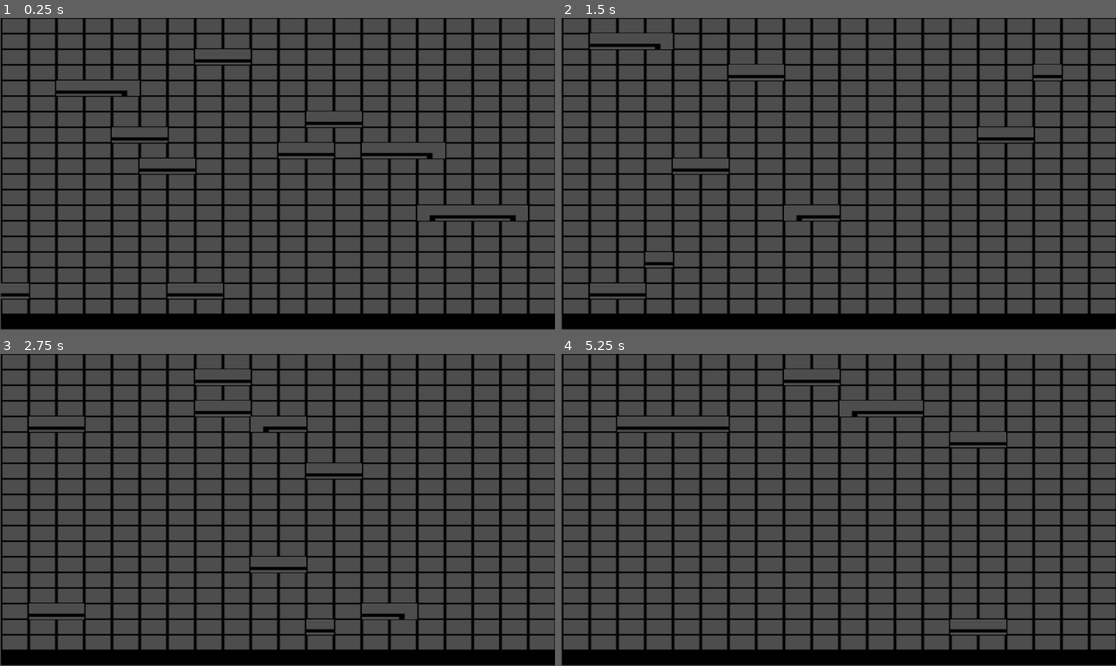
Above: before the commit, frames 1-4 (two rows, left to right).
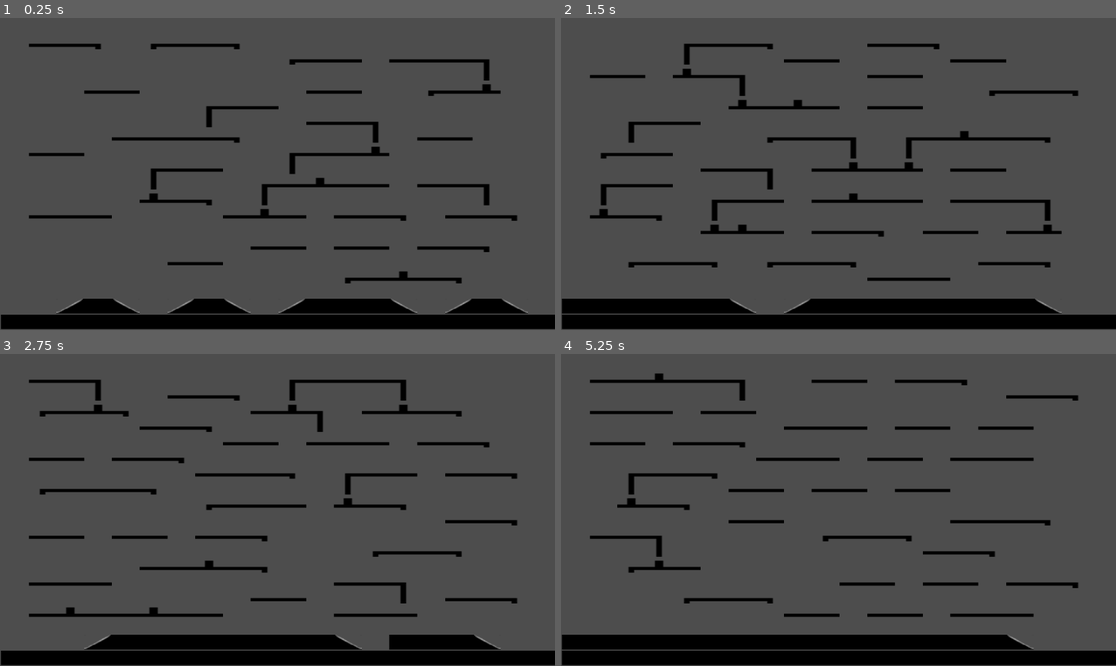
Above: after the commit, the same moments.

Repository: Deiuca/Grammatica
Game: Godot game, scene res://progetto.tscn
Two runs of this game, one before a commit and one after it. Both use one fixed random seed, a clock stepped at 60 frames per second and the inputs below.
Inputs:
- Up to frame 1 (0.25 s): no input
- Up to frame 2 (1.5 s): tap Enter at 0.5 s; hold R 0.53-1.28 s; tap R at 1.35 s
- Up to frame 3 (2.75 s): tap Space at 2 s; hold R from 2.03 s (still down)
- Up to frame 4 (5.25 s): release R at 2.78 s; tap R at 2.85, 4.35 s; tap Enter at 3.5 s; hold R 3.53-4.28 s; tap Space at 5 s; hold R from 5.03 s (still down)

The runs differ from the first frame. In frame 1, 26% of the frame differs, in the area x 0-100%, y 0-96%; in frame 2, 28%; in frame 3, 28%; in frame 4, 28%.

Commit message:
+Verticali +Terreno sistemato +Ostacoli

Diff:
--- a/Script/generatore_livello.gd
+++ b/Script/generatore_livello.gd
@@ -26,11 +26,8 @@
 			else:
 				stringa += "T"
 
-	var c = 0
-	while c < 1:
-		applica_regole()
-		c+=1
-
+	applica_regole()
+	#applica_regole()
 	print(stringa.length())
 	str_to_grid()
 	print(stringa)
@@ -97,7 +94,8 @@
 		sost = sost.replace("h", str(height))
 		var num = ""
 		if sost[0] == "+":
-			sost = sost.left(1)
+			sost = sost.right(-1)
+
 		#ritorna num
 		while sost[0].is_valid_int() or sost[0] == "-" or sost[0] == "+":
 			num += sost[0]
@@ -138,7 +136,10 @@
 		cond = cond.right(-1)
 	num = calcola_str(num) if num != "" else 0
 	var index = trigger_index + num
+
 	if index >= 0 and index < (stringa.length() - cond.length()):
+		while floori((index / width)) != floori((index+cond.length()-1) / width):
+			return false
 		var subDaControllare = stringa.substr(index, cond.length())
 		var compatibile = true
 		for c in range(subDaControllare.length()):
@@ -147,7 +148,9 @@
 	return false
 
 func trova_in_str(daTrovare, offset = 0) -> int :
-	for i in range(offset, stringa.length(), daTrovare.length()):
+	for i in range(offset, stringa.length()):
+		if i / width != (i+daTrovare.length()-1)/20:
+			continue
 		var subCorrente = stringa.substr(i, daTrovare.length())
 		var trovata = true
 		for s in range(subCorrente.length()):
--- a/Script/regole.gd
+++ b/Script/regole.gd
@@ -3,16 +3,31 @@
 var regole = [
 	#Nome; Trigger; Condizioni Aggiuntive; Sostituzione; Probabilità (deve essere ultima, modica in applica_regole)
 	["regola1", "T", [], ["TTT"], 100.0],
-	["regola2", "A", ["+wA", "-wA","-w+1A", "+w+1A", "-w-1A", "+w-1A"], ["P"], 2.5],
-	["regola6", "P", ["+wA", "-wA", "-w+1A", "+w+1A" ,"+1A", "-w+2A", "+w+2A"], ["PP"], 80.0],
-	["regola4", "PA", ["+wA", "-wA"], ["PE"], 50.0],
-	["regola5", "AP", ["+wA", "-wA"], ["eP"], 50.0],
+	["regola1", "TTT", ["-wA"], ["-wT"], 60.0],
+	["regola1", "TAT", [], ["TTT"], 100.0],
+	["regola22", "AT", ["-wAA","+w*T"], ["ArT"], 100.0],
+	["regola22", "TA", ["-wAA", "+w*T"], ["TRA"], 100.0],
+	["regola2", "A", ["-w-1AAAA", "+w+1AAA", "-1A"], ["PP"], 30.0],
+	["regola5", "A", ["-w-1AAA", "+w+1AAA", "+1A", "-1P"], ["P"], 60.0], #espansione
+	["regola4", "PA", ["+wA", "-w-1AAAA", "+2A"], ["PE"], 80.0],
+	["regola5", "AP", ["+wA", "-w-1AAA", "-1A", "+w-1AAA"], ["eP"], 80.0],
+	["rr", "PPP", [], ["POP"], 30.0],
+	["r", "PPP", ["PoP"], 70.0],
+	["regola6", "A", ["-wE", "+wP", "+1A"], ["V"], 80.0],
+	["regola6", "A", ["-we", "+wP", "+1A"], ["V"], 80.0],
+	["r", "P", ["-wV"], ["O"], 70.0],
+	["regola6", "A", ["-wo"], ["V"], 100.0],
 ]
 
 var lettere_to_texture ={
-	"A": preload("res://Textures/aria_debug.png"),
+	"A": preload("res://Textures/trasparente.png"),
 	"T": preload("res://Textures/nero.png"),
 	"P": preload("res://Textures/piattaforma.png"),
 	"E": preload("res://Textures/Edge_Sx.png"),
-	"e" :preload("res://Textures/Edge_Dx.png")
+	"e" :preload("res://Textures/Edge_Dx.png"),
+	"R" : preload("res://Textures/muro_ramp.png"),
+	"r" : preload("res://Textures/muro_rampa_up.png"),
+	"V" : preload("res://Textures/verticale.png"),
+	"O" : preload("res://Textures/piattaforma_ostacolo.png"),
+	"o" : preload("res://Textures/piattaforma_ostacolo_down.png"),
 }
--- a/progetto.tscn
+++ b/progetto.tscn
@@ -8,4 +8,3 @@
 script = ExtResource("1_vmv75")
 
 [node name="Generatore Livello" parent="." instance=ExtResource("1_ehiig")]
-generator_seed = 1021
Binary file changed: Textures/Edge_Dx.png
Binary file changed: Textures/Edge_Sx.png
Binary file added: Textures/muro_ramp.png
Not shown, added: Textures/muro_ramp.png.import
Binary file added: Textures/muro_rampa_up.png
Not shown, added: Textures/muro_rampa_up.png.import
Binary file added: Textures/piattaforma_ostacolo.png
Not shown, added: Textures/piattaforma_ostacolo.png.import
Binary file added: Textures/piattaforma_ostacolo_down.png
Not shown, added: Textures/piattaforma_ostacolo_down.png.import
Binary file added: Textures/trasparente.png
Not shown, added: Textures/trasparente.png.import
(and 4 more such lines)
